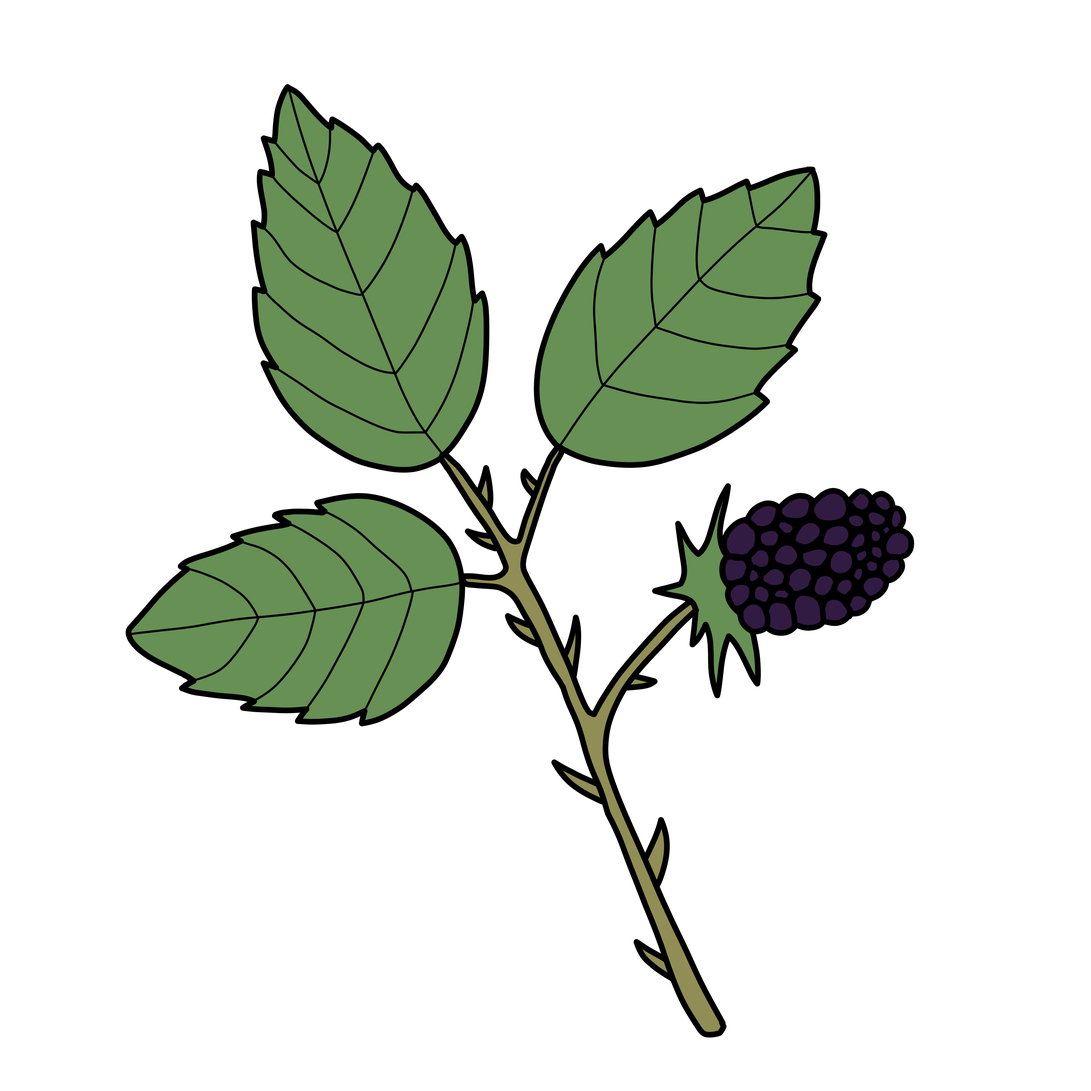
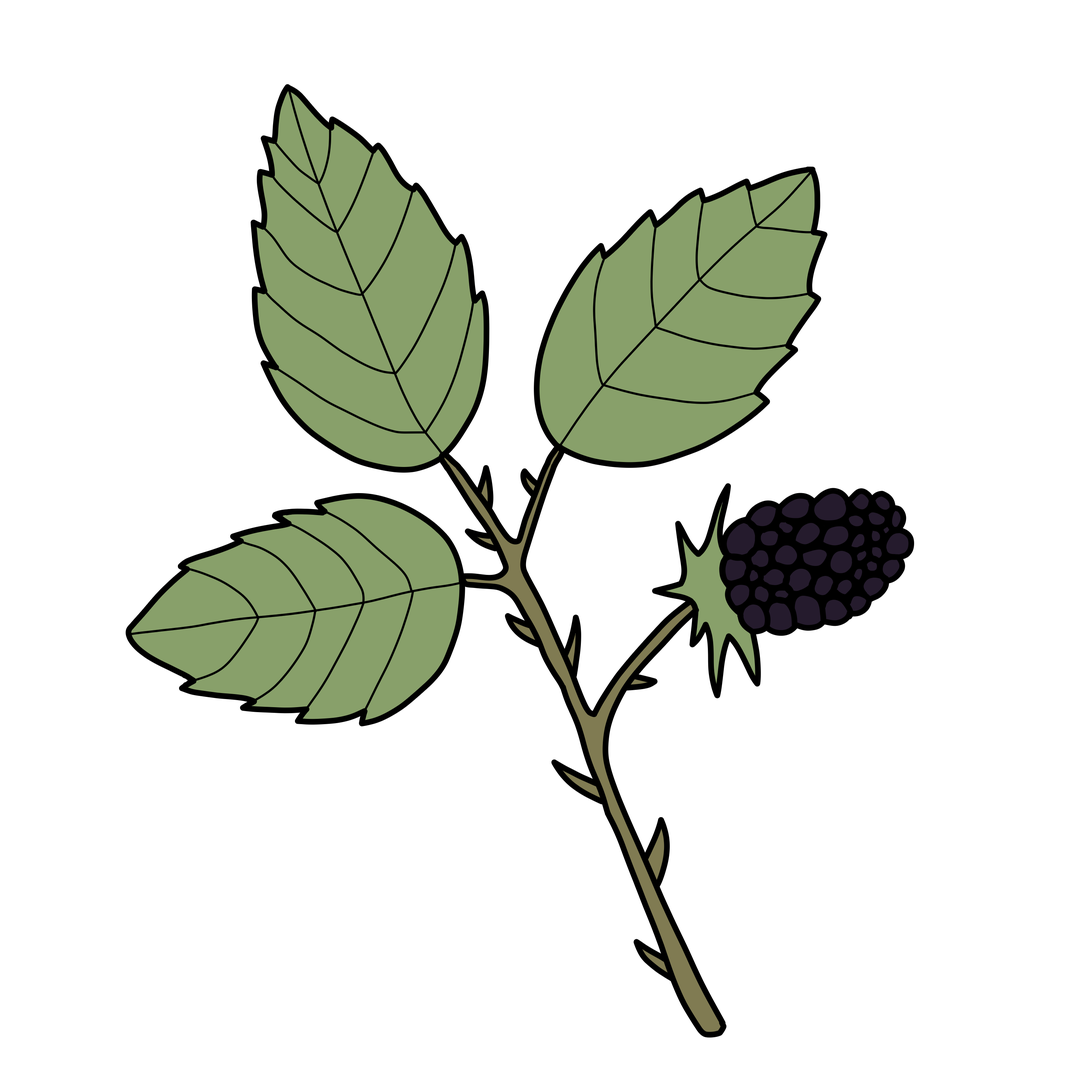
Layer changes from the first 1091×1091 image to the second:
painted on "Details" over [left=131, top=90, right=823, bottom=731]
painted on "Line art" over [left=131, top=90, right=909, bottom=1033]
painted on "Color" over [left=131, top=90, right=909, bottom=1033]
painted on "Background" over [left=131, top=90, right=909, bottom=1033]
